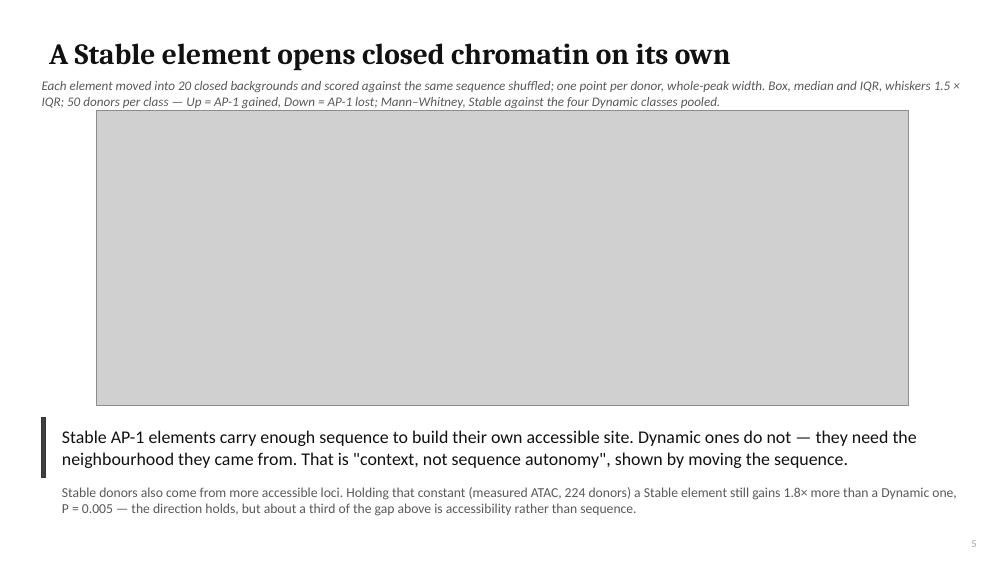
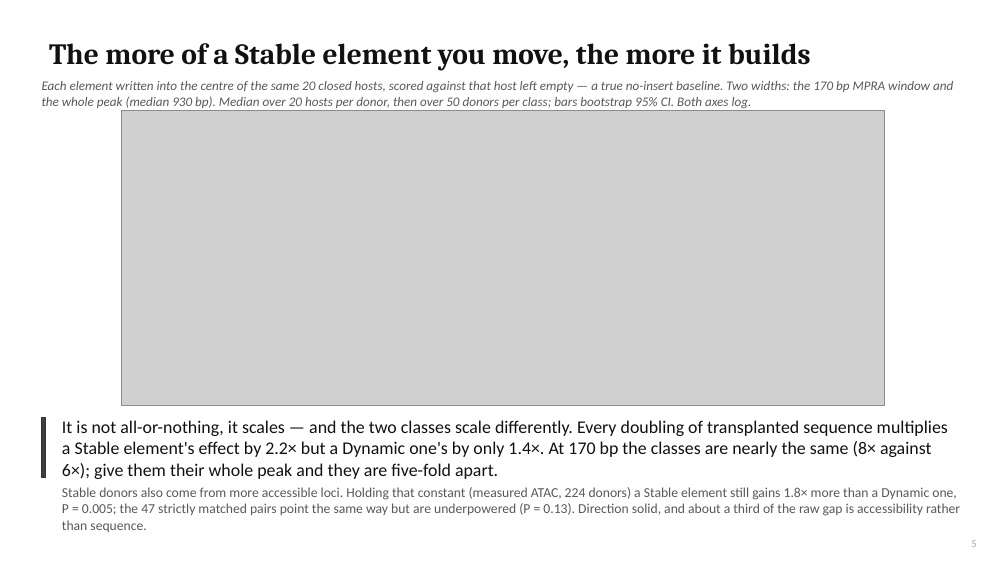
Before and after one commit to cytokine4242/Alpha_Genome_Ap1, a slide deck: slide 5 of Analysis/AP1_fibroblast_lab_meeting.pptx. Drawn at 1008x567 pixels with LibreOffice and Linux fonts; fonts in the diff are those of the drawing; grey boxes stand for pictures. Boxes give left, top, right and bottom in pixels: in the first picture for what was removed or moved away, otherwise in the second. Text is boxed around its words. In the diff, an @@ line names an element or a change of style, - is before the commit and + after.

```diff
--- a/Analysis/AP1_fibroblast_lab_meeting.pptx
+++ b/Analysis/AP1_fibroblast_lab_meeting.pptx
@@ title at bbox=[49, 43, 811, 71]: text changed @@
-A Stable element opens closed chromatin on its own
+The more of a Stable element you move, the more it builds
@@ text at bbox=[42, 81, 953, 108]: text changed @@
-Each element moved into 20 closed backgrounds and scored against the same sequence shuffled; one point per donor, whole-peak width. Box, median and IQR, whiskers 1.5 × IQR; 50 donors per class — Up = AP-1 gained, Down = AP-1 lost; Mann–Whitney, Stable against the four Dynamic classes pooled.
+Each element written into the centre of the same 20 closed hosts, scored against that host left empty — a true no-insert baseline. Two widths: the 170 bp MPRA window and the whole peak (median 930 bp). Median over 20 hosts per donor, then over 50 donors per class; bars bootstrap 95% CI. Both axes log.
@@ picture: place and size @@
-picture at bbox=[97, 110, 909, 405]
+picture at bbox=[122, 110, 885, 405]
@@ text at bbox=[62, 420, 948, 479]: text changed @@
-Stable AP-1 elements carry enough sequence to build their own accessible site. Dynamic ones do not — they need the neighbourhood they came from. That is "context, not sequence autonomy", shown by moving the sequence.
+It is not all-or-nothing, it scales — and the two classes scale differently. Every doubling of transplanted sequence multiplies a Stable element's effect by 2.2× but a Dynamic one's by only 1.4×. At 170 bp the classes are nearly the same (8× against 6×); give them their whole peak and they are five-fold apart.
@@ text at bbox=[62, 487, 960, 532]: text changed @@
-Stable donors also come from more accessible loci. Holding that constant (measured ATAC, 224 donors) a Stable element still gains 1.8× more than a Dynamic one, P = 0.005 — the direction holds, but about a third of the gap above is accessibility rather than sequence.
+Stable donors also come from more accessible loci. Holding that constant (measured ATAC, 224 donors) a Stable element still gains 1.8× more than a Dynamic one, P = 0.005; the 47 strictly matched pairs point the same way but are underpowered (P = 0.13). Direction solid, and about a third of the raw gap is accessibility rather than sequence.
```
Also in this commit, not shown: 6 other files.
